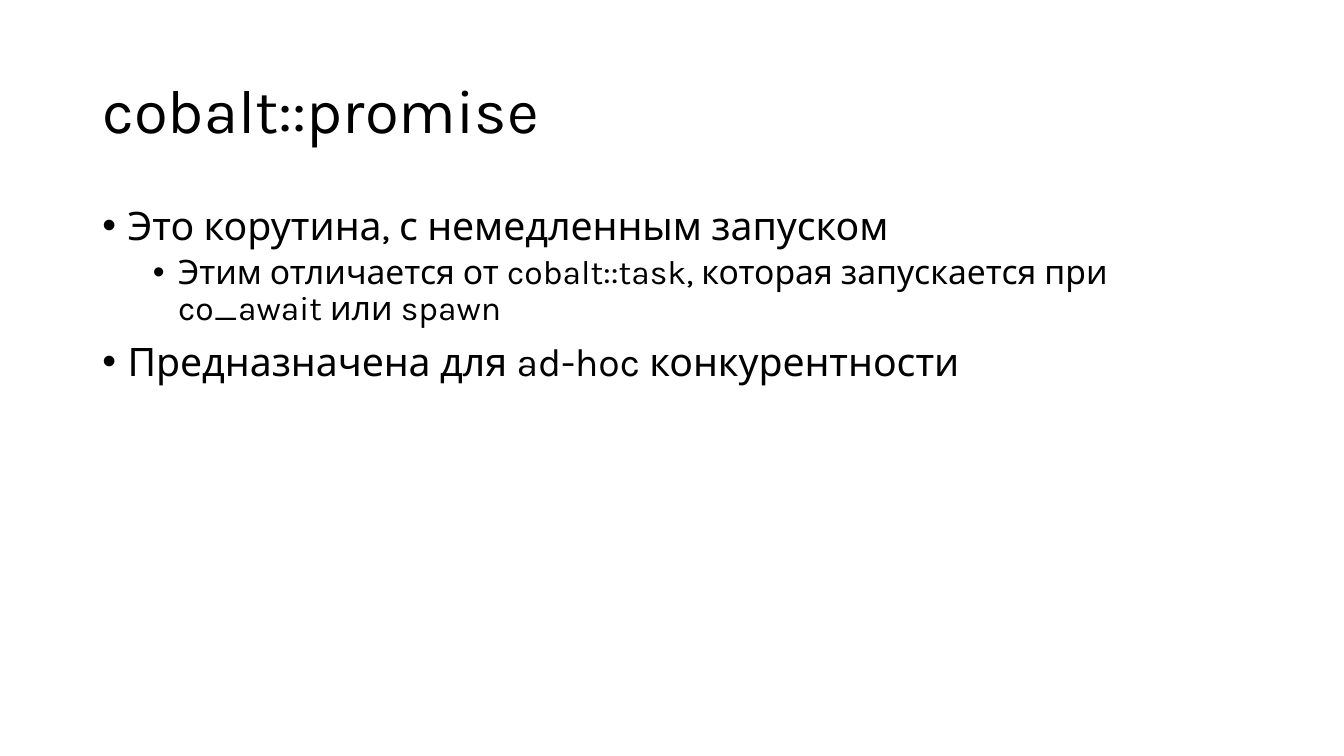
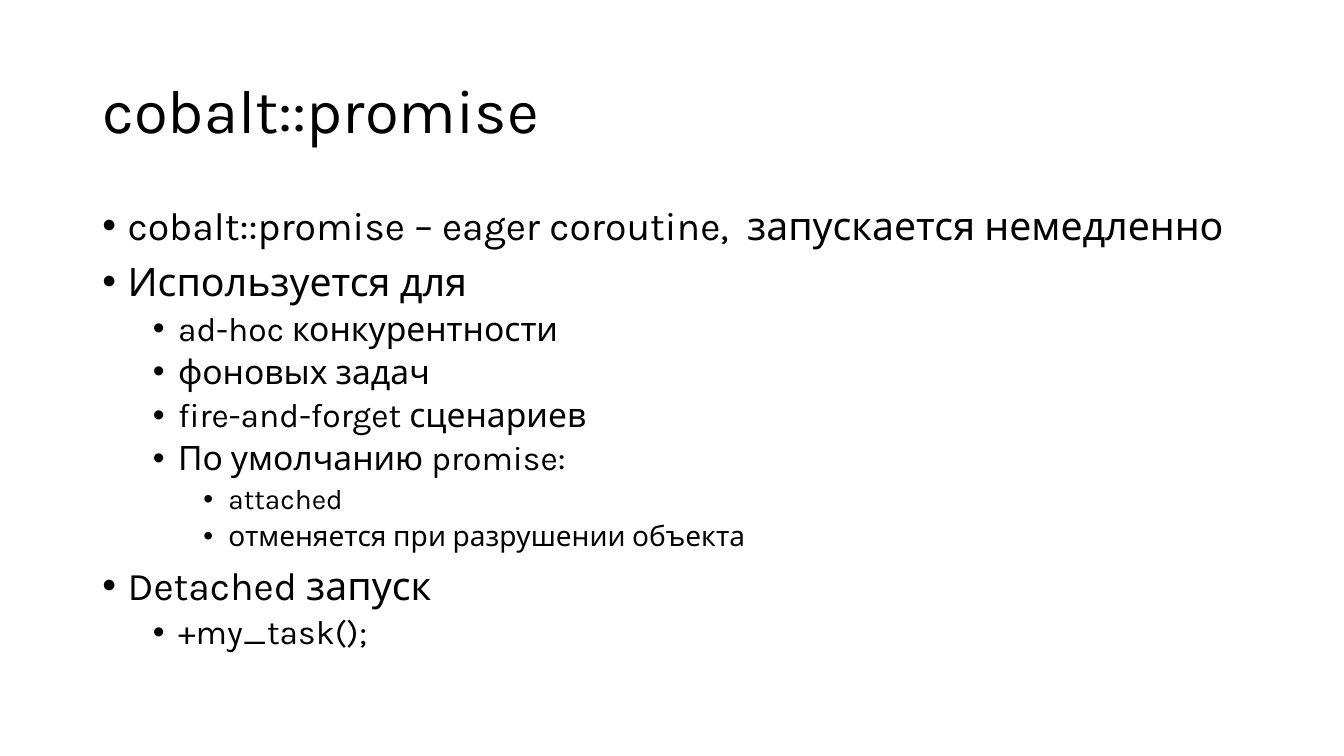
Before and after one commit to alexey-malov/pc, a slide deck: slide 106 of lectures/12/Coroutines.pptx (slide 100 before the commit). Drawn at 1344x756 pixels with LibreOffice and Linux fonts; fonts in the diff are those of the drawing. Boxes give left, top, right and bottom in pixels: in the first picture for what was removed or moved away, otherwise in the second. Text is boxed around its words. In the diff, an @@ line names an element or a change of style, - is before the commit and + after.

```diff
--- a/lectures/12/Coroutines.pptx
+++ b/lectures/12/Coroutines.pptx
@@ text at bbox=[128, 213, 1223, 653]: text changed; size 28 to 24 pt @@
-• Это корутина, с немедленным запуском
-  • Этим отличается от cobalt::task, которая запускается при co_await или spawn
-• Предназначена для ad-hoc конкурентности
+• cobalt::promise – eager coroutine, запускается немедленно
+• Используется для
+  • ad-hoc конкурентности
+  • фоновых задач
+  • fire-and-forget сценариев
+  • По умолчанию promise:
+    • attached
+    • отменяется при разрушении объекта
+• Detached запуск
+  • +my_task();
```
Also in this commit, not shown: 8 other slides changed, 8 slides added, 1 slide removed, 1 other file.
